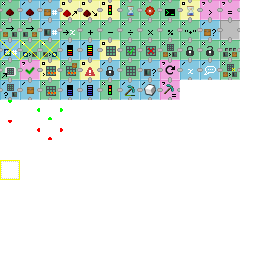
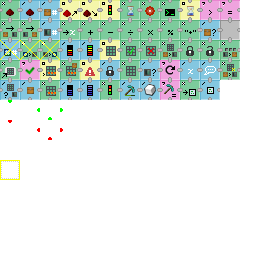
Revision of a layered 256x256 image; what changed, layer by layer:
painted on "icons.png" over [180, 80, 220, 100]
